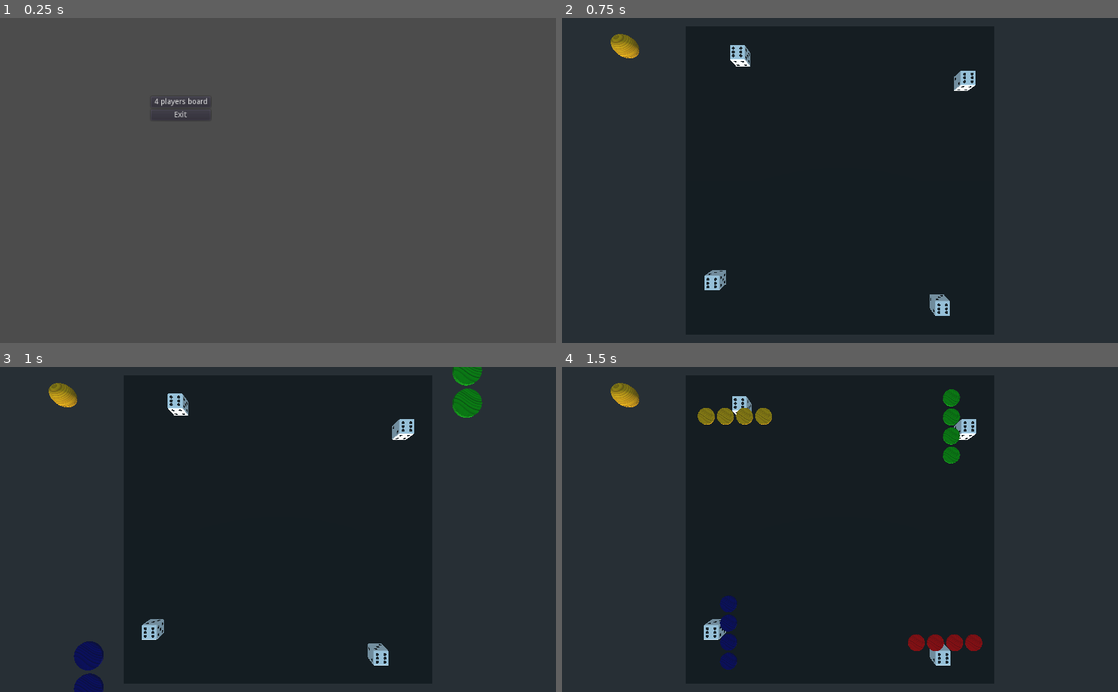
Above: before the commit, frames 1-4 (two rows, left to right).
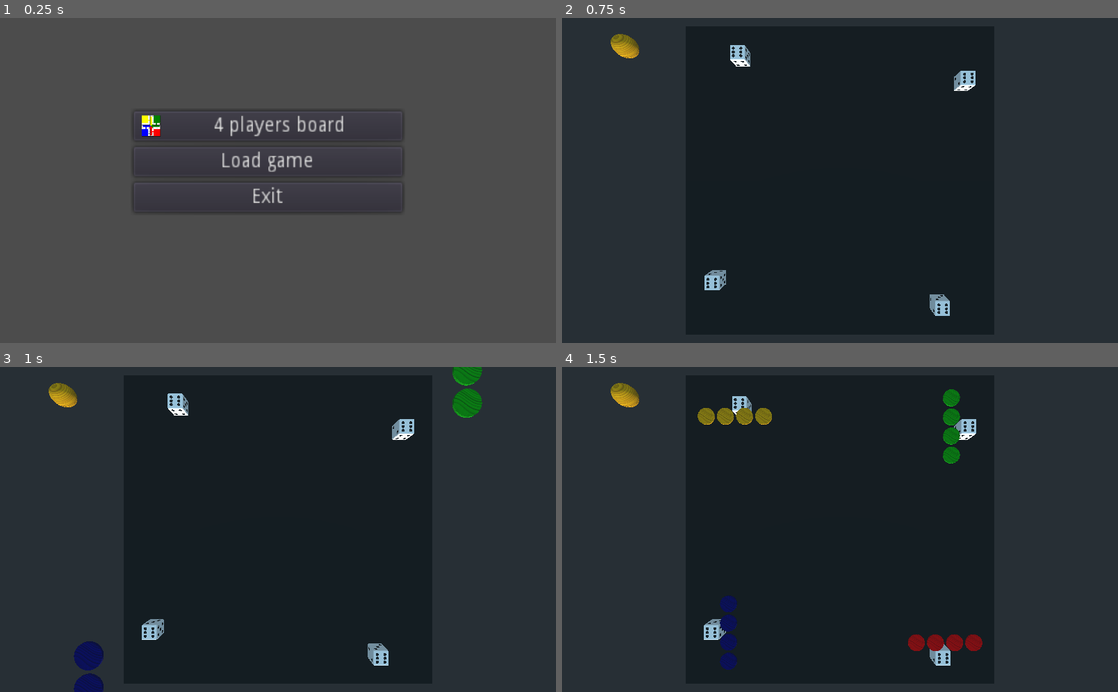
Above: after the commit, the same moments.

Repository: turulomio/gdparchis
Game: Godot game, scene res://scenes/Main.tscn
Two runs of this game, one before a commit and one after it. Both use one fixed random seed, a clock stepped at 60 frames per second and the inputs below.
Inputs (mouse positions are in pixels of both pictures, inside the frame that each line leads up to):
- Up to frame 1 (0.25 s): no input
- Up to frame 2 (0.75 s): click "4 players board" (after the commit: "Load game") at 0.5 s
- Up to frame 3 (1 s): no input
- Up to frame 4 (1.5 s): move the mouse to (962, 513) at 1.27 s; click (962, 513) at 1.35 s

The runs differ from the first frame. In frame 1, 2.1% of the frame differs, in the area x 23-73%, y 24-60%; in frame 2, nothing differs; in frame 3, nothing differs; in frame 4, nothing differs.

Commit message:
Added Menu and save

Diff:
--- a/scenes/Globals.gd
+++ b/scenes/Globals.gd
@@ -36,8 +36,11 @@
 
 
 func save_game(game):
+	var dir= Directory.new()
+	if dir.dir_exists("user://saves/")==false:
+		dir.make_dir("user://saves/")
 	var file=File.new()
-	file.open("user://savegame.save", File.WRITE)
+	file.open("user://saves/savegame.save", File.WRITE)
 	var dict={}
 	dict["max_players"]=game.players.max_players
 	dict["current"]=game.players.current.id
--- a/scenes/Main.tscn
+++ b/scenes/Main.tscn
@@ -1,6 +1,7 @@
-[gd_scene load_steps=2 format=2]
+[gd_scene load_steps=3 format=2]
 
 [ext_resource path="res://scenes/Main.gd" type="Script" id=1]
+[ext_resource path="res://images/parchis4.png" type="Texture" id=2]
 
 [node name="Main" type="Control"]
 anchor_right = 1.0
@@ -10,23 +11,42 @@
 script = ExtResource( 1 )
 
 [node name="VBoxContainer" type="VBoxContainer" parent="."]
-margin_left = 278.0
-margin_top = 147.0
-margin_right = 388.0
-margin_bottom = 191.0
+margin_left = 246.0
+margin_top = 174.0
+margin_right = 446.0
+margin_bottom = 242.0
+rect_scale = Vector2( 2.47677, 2.74072 )
 
 [node name="Players4" type="Button" parent="VBoxContainer"]
-margin_right = 110.0
+margin_right = 200.0
 margin_bottom = 20.0
 rect_pivot_offset = Vector2( 79, 10 )
 text = "4 players board"
+icon = ExtResource( 2 )
+clip_text = true
+expand_icon = true
+
+[node name="Load" type="Button" parent="VBoxContainer"]
+margin_top = 24.0
+margin_right = 200.0
+margin_bottom = 44.0
+rect_pivot_offset = Vector2( 79, 10 )
+text = "Load game"
+clip_text = true
+expand_icon = true
 
 [node name="Exit" type="Button" parent="VBoxContainer"]
-margin_top = 24.0
-margin_right = 110.0
-margin_bottom = 44.0
+margin_top = 48.0
+margin_right = 200.0
+margin_bottom = 68.0
 rect_pivot_offset = Vector2( 79, 10 )
 text = "Exit"
 
+[node name="FileDialog" type="FileDialog" parent="VBoxContainer"]
+margin_right = 315.0
+margin_bottom = 130.0
+window_title = "Guardar un Archivo"
+
 [connection signal="pressed" from="VBoxContainer/Players4" to="." method="_on_Players4_pressed"]
+[connection signal="pressed" from="VBoxContainer/Load" to="." method="_on_Players4_pressed"]
 [connection signal="pressed" from="VBoxContainer/Exit" to="." method="_on_Exit_pressed"]
